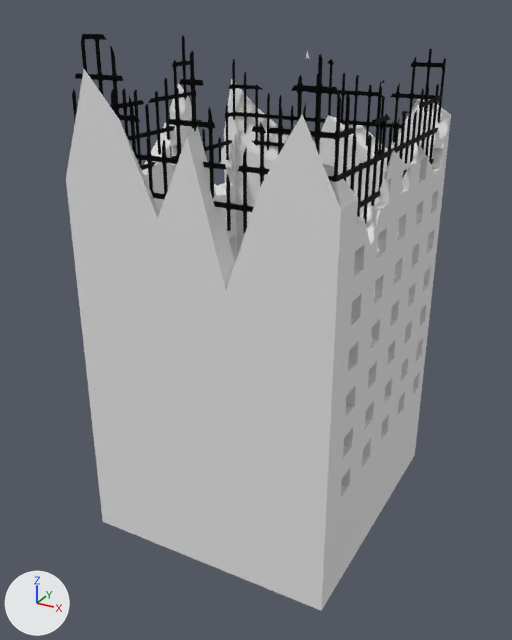
A saved change to the FBX model Assets/Models/Buildings/Building_01.fbx.
Before and after are seen from a 50 mm camera at (5.93, -11.4, 9.0) aimed at (-0.15, -0.35, 3.48). The axes (+X, +Y, +Z) are drawn at lower left. The lights are the same throughout. Where no turn or scale is listed for an object, it has been applied to the vertices.
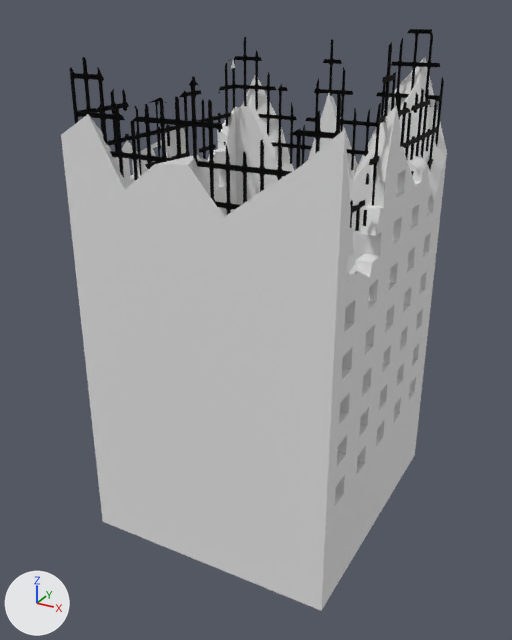
Changed parts and their boxes (x1, y1, x2, y2) in the pictures (512 x 640 px; the box of a moved part takes in the faces that stretch with it):
'Cube.006', mesh turned
    before: (66, 51, 451, 611)
    after: (61, 57, 447, 611)
'Cube.008', reshaped
    before: (72, 34, 446, 234)
    after: (69, 29, 444, 231)
part 2 of me_cube_011, moved or reshaped
    before: (72, 34, 446, 211)
    after: (69, 29, 444, 211)

What the commit changed:
me_cube_011 is used by ob_cube_008; location (0.0, 0.0, 4.0).
me_cube_011 had 11406 vertices, 12452 faces and spanned x -2.28..2.28, y -2.52..2.52, z 1.93..4.65.
me_cube_011 now has 10979 vertices, 11800 faces and spans x -2.28..2.28, y -2.52..2.52, z 1.93..4.65.
me_cube_011 part 2: 37 vertices moved from x -2.28..2.28, y -2.52..2.52, z 2.3..4.0 to x -2.28..2.28, y -2.52..2.52, z 2.27..4.0; 2880 vertices removed from x -2.28..2.28, y -2.52..2.52, z 2.23..4.65; 2457 vertices added at x -2.28..2.28, y -2.52..2.52, z 2.17..4.65.
me_cube_009 has 681 vertices, 362 faces and spans x -100.0..100.0, y -93.0..100.0, z -100.0..100.0.
me_cube_009 is used by ob_cube_006; location (0.0, 0.0, 4.0); rotation (1.571, 0.0, 3.142), in degrees (90, 0, 180); scale (-0.0244, -0.0461, -0.0269).
me_cube_009 part 1: the whole mesh is turned -180 degrees about the y axis through its middle.
